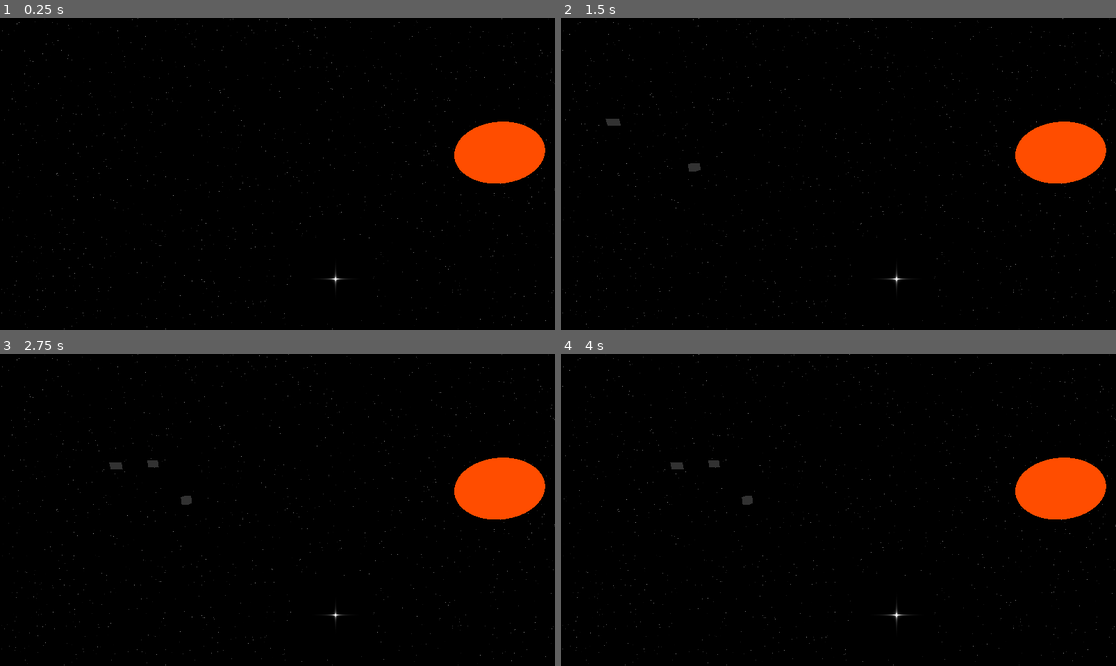
Above: before the commit, frames 1-4 (two rows, left to right).
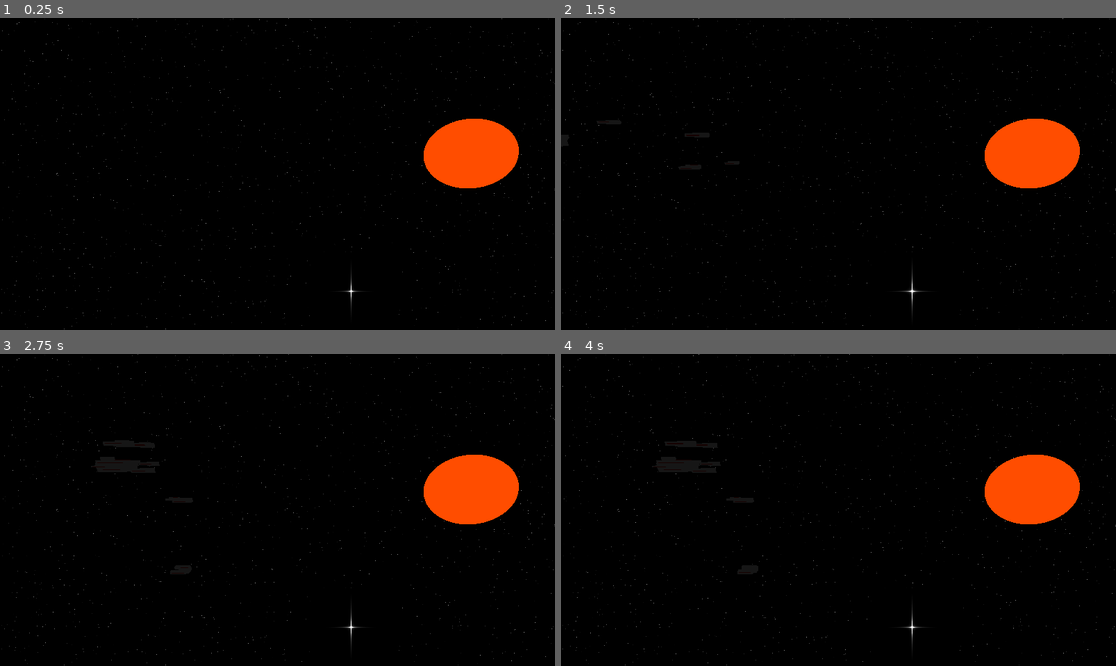
Above: after the commit, the same moments.

Repository: SidewaysFox/faster-than-faster-than-light
Game: Godot game, scene res://space.tscn
Same seed, same stepped clock (60 frames per second), same inputs: the game is played once before the commit and once after it.
Inputs:
- Up to frame 1 (0.25 s): no input
- Up to frame 2 (1.5 s): tap Enter at 0.5 s
- Up to frame 3 (2.75 s): no input
- Up to frame 4 (4 s): tap Space at 3.5 s

The runs differ from the first frame. In frame 1, 2.2% of the frame differs, in the area x 55-99%, y 32-100%; in frame 2, 2.4%; in frame 3, 2.4%; in frame 4, 2.4%, in the area x 18-99%, y 28-100%.

Commit message:
ship looks part 1
command ship and fighters look like something other than a cube now

Diff:
--- /dev/null
+++ b/faster-than-faster-than-light/command_ship_mesh.tscn
@@ -0,0 +1,177 @@
+[gd_scene load_steps=23 format=3 uid="uid://b7rwxfw7w8fbl"]
+
+[sub_resource type="StandardMaterial3D" id="StandardMaterial3D_hmim6"]
+albedo_color = Color(0.784314, 0.784314, 0.784314, 1)
+emission_enabled = true
+emission = Color(1, 1, 1, 1)
+emission_energy_multiplier = 0.1
+
+[sub_resource type="BoxMesh" id="BoxMesh_2cnno"]
+material = SubResource("StandardMaterial3D_hmim6")
+size = Vector3(20, 8, 10)
+
+[sub_resource type="BoxMesh" id="BoxMesh_hmim6"]
+material = SubResource("StandardMaterial3D_hmim6")
+size = Vector3(5, 7, 6)
+
+[sub_resource type="BoxMesh" id="BoxMesh_7qwto"]
+material = SubResource("StandardMaterial3D_hmim6")
+size = Vector3(4, 6, 4)
+
+[sub_resource type="BoxMesh" id="BoxMesh_mc23g"]
+material = SubResource("StandardMaterial3D_hmim6")
+size = Vector3(3, 4, 3)
+
+[sub_resource type="BoxMesh" id="BoxMesh_cv37d"]
+material = SubResource("StandardMaterial3D_hmim6")
+size = Vector3(3, 2.5, 2)
+
+[sub_resource type="StandardMaterial3D" id="StandardMaterial3D_7qwto"]
+albedo_color = Color(0.470588, 0.470588, 0.470588, 1)
+emission_enabled = true
+emission = Color(1, 1, 1, 1)
+emission_energy_multiplier = 0.1
+
+[sub_resource type="BoxMesh" id="BoxMesh_378tv"]
+material = SubResource("StandardMaterial3D_7qwto")
+size = Vector3(5, 3, 7)
+
+[sub_resource type="BoxMesh" id="BoxMesh_xykhg"]
+material = SubResource("StandardMaterial3D_hmim6")
+size = Vector3(5, 5, 5)
+
+[sub_resource type="BoxMesh" id="BoxMesh_clinx"]
+material = SubResource("StandardMaterial3D_hmim6")
+size = Vector3(2.5, 2.5, 2.5)
+
+[sub_resource type="StandardMaterial3D" id="StandardMaterial3D_2cnno"]
+albedo_color = Color(0.470588, 0.470588, 0.470588, 1)
+emission_enabled = true
+emission = Color(1, 1, 1, 1)
+emission_energy_multiplier = 0.1
+
+[sub_resource type="BoxMesh" id="BoxMesh_qf0m3"]
+material = SubResource("StandardMaterial3D_2cnno")
+size = Vector3(10, 2, 15)
+
+[sub_resource type="StandardMaterial3D" id="StandardMaterial3D_378tv"]
+albedo_color = Color(0.470588, 0.470588, 0.470588, 1)
+emission_enabled = true
+emission = Color(1, 1, 1, 1)
+emission_energy_multiplier = 0.1
+
+[sub_resource type="BoxMesh" id="BoxMesh_sst43"]
+material = SubResource("StandardMaterial3D_378tv")
+size = Vector3(10, 1.6, 4)
+
+[sub_resource type="StandardMaterial3D" id="StandardMaterial3D_mc23g"]
+albedo_color = Color(0.470588, 0.470588, 0.470588, 1)
+emission_enabled = true
+emission = Color(1, 1, 1, 1)
+emission_energy_multiplier = 0.1
+
+[sub_resource type="BoxMesh" id="BoxMesh_oqr01"]
+material = SubResource("StandardMaterial3D_mc23g")
+size = Vector3(10, 1.2, 3)
+
+[sub_resource type="StandardMaterial3D" id="StandardMaterial3D_wpmgm"]
+albedo_color = Color(1, 0.313726, 0, 1)
+emission_enabled = true
+emission = Color(1, 0.313726, 0, 1)
+emission_energy_multiplier = 0.1
+
+[sub_resource type="BoxMesh" id="BoxMesh_tgjb4"]
+material = SubResource("StandardMaterial3D_wpmgm")
+size = Vector3(18, 0.1, 0.5)
+
+[sub_resource type="BoxMesh" id="BoxMesh_t4v17"]
+material = SubResource("StandardMaterial3D_wpmgm")
+size = Vector3(14, 0.1, 0.5)
+
+[sub_resource type="BoxMesh" id="BoxMesh_geswp"]
+material = SubResource("StandardMaterial3D_wpmgm")
+size = Vector3(18, 0.5, 0.1)
+
+[sub_resource type="BoxMesh" id="BoxMesh_q70nf"]
+material = SubResource("StandardMaterial3D_wpmgm")
+size = Vector3(12, 0.5, 0.1)
+
+[sub_resource type="BoxMesh" id="BoxMesh_t7sr1"]
+material = SubResource("StandardMaterial3D_wpmgm")
+size = Vector3(8, 0.5, 0.1)
+
+[node name="CommandShipMesh" type="Node3D"]
+
+[node name="Hull" type="MeshInstance3D" parent="."]
+mesh = SubResource("BoxMesh_2cnno")
+
+[node name="HullFront" type="MeshInstance3D" parent="."]
+transform = Transform3D(1, 0, 0, 0, 1, 0, 0, 0, 1, 10, 0, 0)
+mesh = SubResource("BoxMesh_hmim6")
+
+[node name="HullFront2" type="MeshInstance3D" parent="."]
+transform = Transform3D(1, 0, 0, 0, 1, 0, 0, 0, 1, 12, 1, 0)
+mesh = SubResource("BoxMesh_7qwto")
+
+[node name="HullFront3" type="MeshInstance3D" parent="."]
+transform = Transform3D(1, 0, 0, 0, 1, 0, 0, 0, 1, 14, 2, 0)
+mesh = SubResource("BoxMesh_mc23g")
+
+[node name="HullFront4" type="MeshInstance3D" parent="."]
+transform = Transform3D(1, 0, 0, 0, 1, 0, 0, 0, 1, 16, 2.75, 0)
+mesh = SubResource("BoxMesh_cv37d")
+
+[node name="HullBridge" type="MeshInstance3D" parent="."]
+transform = Transform3D(1, 0, 0, 0, 1, 0, 0, 0, 1, -5, 5, 0)
+mesh = SubResource("BoxMesh_378tv")
+
+[node name="HullBack" type="MeshInstance3D" parent="."]
+transform = Transform3D(1, 0, 0, 0, 1, 0, 0, 0, 1, -10, 0, 0)
+mesh = SubResource("BoxMesh_xykhg")
+
+[node name="HullBack2" type="MeshInstance3D" parent="."]
+transform = Transform3D(1, 0, 0, 0, 1, 0, 0, 0, 1, -12.5, 0, 0)
+mesh = SubResource("BoxMesh_clinx")
+
+[node name="Wing" type="MeshInstance3D" parent="."]
+mesh = SubResource("BoxMesh_qf0m3")
+
+[node name="WingRight" type="MeshInstance3D" parent="."]
+transform = Transform3D(1, 0, 0, 0, 1, 0, 0, 0, 1, -1, 0, 7.5)
+mesh = SubResource("BoxMesh_sst43")
+
+[node name="WingRight2" type="MeshInstance3D" parent="."]
+transform = Transform3D(1, 0, 0, 0, 1, 0, 0, 0, 1, -3, 0, 10)
+mesh = SubResource("BoxMesh_oqr01")
+
+[node name="WingLeft" type="MeshInstance3D" parent="."]
+transform = Transform3D(1, 0, 0, 0, 1, 0, 0, 0, 1, -1, 0, -7.5)
+mesh = SubResource("BoxMesh_sst43")
+
+[node name="WingLeft2" type="MeshInstance3D" parent="."]
+transform = Transform3D(1, 0, 0, 0, 1, 0, 0, 0, 1, -3, 0, -10)
+mesh = SubResource("BoxMesh_oqr01")
+
+[node name="HullAccent" type="MeshInstance3D" parent="."]
+transform = Transform3D(1, 0, 0, 0, 1, 0, 0, 0, 1, 5, 4, 0)
+mesh = SubResource("BoxMesh_tgjb4")
+
+[node name="HullAccentRight" type="MeshInstance3D" parent="."]
+transform = Transform3D(1, 0, 0, 0, 1, 0, 0, 0, 1, 2, 4, 3)
+mesh = SubResource("BoxMesh_t4v17")
+
+[node name="HullAccentLeft" type="MeshInstance3D" parent="."]
+transform = Transform3D(1, 0, 0, 0, 1, 0, 0, 0, 1, 2, 4, -3)
+mesh = SubResource("BoxMesh_t4v17")
+
+[node name="HullSideAccent" type="MeshInstance3D" parent="."]
+transform = Transform3D(1, 0, 0, 0, 1, 0, 0, 0, 1, 0, 2.5, 5)
+mesh = SubResource("BoxMesh_geswp")
+
+[node name="HullSideAccent2" type="MeshInstance3D" parent="."]
+transform = Transform3D(1, 0, 0, 0, 1, 0, 0, 0, 1, 0, -2.5, 5)
+mesh = SubResource("BoxMesh_q70nf")
+
+[node name="WingAccent" type="MeshInstance3D" parent="."]
+transform = Transform3D(1, 0, 0, 0, 1, 0, 0, 0, 1, -3, 0, 11.5)
+mesh = SubResource("BoxMesh_t7sr1")
--- /dev/null
+++ b/faster-than-faster-than-light/fighter_mesh.tscn
@@ -0,0 +1,70 @@
+[gd_scene load_steps=10 format=3 uid="uid://bj55jmmx5j5ur"]
+
+[sub_resource type="StandardMaterial3D" id="StandardMaterial3D_ng4vp"]
+albedo_color = Color(0.784314, 0.784314, 0.784314, 1)
+emission_enabled = true
+emission = Color(1, 1, 1, 1)
+emission_energy_multiplier = 0.1
+
+[sub_resource type="BoxMesh" id="BoxMesh_wpmgm"]
+material = SubResource("StandardMaterial3D_ng4vp")
+size = Vector3(7, 3, 4)
+
+[sub_resource type="StandardMaterial3D" id="StandardMaterial3D_86p3r"]
+albedo_color = Color(0.627451, 0.627451, 0.627451, 1)
+emission_enabled = true
+emission = Color(1, 1, 1, 1)
+emission_energy_multiplier = 0.1
+
+[sub_resource type="BoxMesh" id="BoxMesh_deqbx"]
+material = SubResource("StandardMaterial3D_86p3r")
+size = Vector3(10, 2, 2)
+
+[sub_resource type="BoxMesh" id="BoxMesh_fb3fn"]
+material = SubResource("StandardMaterial3D_86p3r")
+size = Vector3(10, 2, 2)
+
+[sub_resource type="StandardMaterial3D" id="StandardMaterial3D_2mlit"]
+albedo_color = Color(1, 0.313726, 0, 1)
+emission_enabled = true
+emission = Color(1, 0.313726, 0, 1)
+emission_energy_multiplier = 0.1
+
+[sub_resource type="BoxMesh" id="BoxMesh_86p3r"]
+material = SubResource("StandardMaterial3D_2mlit")
+size = Vector3(5, 0.1, 0.5)
+
+[sub_resource type="StandardMaterial3D" id="StandardMaterial3D_wpmgm"]
+albedo_color = Color(1, 0.313726, 0, 1)
+emission_enabled = true
+emission = Color(1, 0.313726, 0, 1)
+emission_energy_multiplier = 0.1
+
+[sub_resource type="BoxMesh" id="BoxMesh_ng4vp"]
+material = SubResource("StandardMaterial3D_wpmgm")
+size = Vector3(8, 0.5, 0.1)
+
+[node name="FighterMesh" type="Node3D"]
+
+[node name="Hull" type="MeshInstance3D" parent="."]
+mesh = SubResource("BoxMesh_wpmgm")
+
+[node name="WingRight" type="MeshInstance3D" parent="."]
+transform = Transform3D(1, 0, 0, 0, 1, 0, 0, 0, 1, -3, 0, 3)
+mesh = SubResource("BoxMesh_deqbx")
+
+[node name="WingLeft" type="MeshInstance3D" parent="."]
+transform = Transform3D(1, 0, 0, 0, 1, 0, 0, 0, 1, -3, 0, -3)
+mesh = SubResource("BoxMesh_fb3fn")
+
+[node name="HullAccent" type="MeshInstance3D" parent="."]
+transform = Transform3D(1, 0, 0, 0, 1, 0, 0, 0, 1, 0, 1.5, 0)
+mesh = SubResource("BoxMesh_86p3r")
+
+[node name="WingRightAccent" type="MeshInstance3D" parent="."]
+transform = Transform3D(1, 0, 0, 0, 1, 0, 0, 0, 1, -3, 0, 4)
+mesh = SubResource("BoxMesh_ng4vp")
+
+[node name="WingLeftAccent" type="MeshInstance3D" parent="."]
+transform = Transform3D(1, 0, 0, 0, 1, 0, 0, 0, 1, -3, 0, -4)
+mesh = SubResource("BoxMesh_ng4vp")
--- a/faster-than-faster-than-light/space.gd
+++ b/faster-than-faster-than-light/space.gd
@@ -10,11 +10,11 @@
 
 func _ready() -> void:
 	$BGStars.material_override.set_shader_parameter("seed", randf_range(0.01, 100.0))
-	$BGStars.material_override.set_shader_parameter("prob_mod", randf_range(0.9, 1.1))
-	$BGStars.material_override.set_shader_parameter("size", randf_range(75.0, 125.0))
+	$BGStars.material_override.set_shader_parameter("prob_mod", randf_range(0.98, 1.1))
+	$BGStars.material_override.set_shader_parameter("size", randf_range(80.0, 130.0))
 	for i in system_types.pick_random():
-		var z: float = randf_range(-3000, -300)
-		var x: float = randf_range(z * -1.25, z * 1.25)
+		var z: float = randf_range(-2500, -300)
+		var x: float = randf_range(z * -1.1, z * 1.1)
 		var y: float = randf_range(z / 0.8, z / -2.3)
 		var colour = star_colours.pick_random()
 		$Background.get_node("MainStar" + str(i + 1)).mesh.material.albedo_color = colour
--- a/faster-than-faster-than-light/space.tscn
+++ b/faster-than-faster-than-light/space.tscn
@@ -16,8 +16,8 @@
 
 [sub_resource type="SphereMesh" id="SphereMesh_4fhbr"]
 flip_faces = true
-radius = 3000.0
-height = 6000.0
+radius = 3500.0
+height = 7000.0
 
 [sub_resource type="StandardMaterial3D" id="StandardMaterial3D_rxlph"]
 albedo_color = Color(1, 0.470588, 0, 1)
@@ -81,11 +81,39 @@
 [node name="Camera3D" type="Camera3D" parent="."]
 transform = Transform3D(1, 0, 0, 0, 0.965926, 0.258819, 0, -0.258819, 0.965926, 0, 50, 100)
 
-[node name="Starship" parent="." instance=ExtResource("1_d5lh8")]
+[node name="FriendlyShips" type="Node3D" parent="."]
+
+[node name="Starship" parent="FriendlyShips" instance=ExtResource("1_d5lh8")]
 team = 1
 
-[node name="Starship2" parent="." instance=ExtResource("1_d5lh8")]
+[node name="Starship2" parent="FriendlyShips" instance=ExtResource("1_d5lh8")]
 team = 1
+type = 1
 
-[node name="Starship3" parent="." instance=ExtResource("1_d5lh8")]
+[node name="Starship3" parent="FriendlyShips" instance=ExtResource("1_d5lh8")]
 team = 1
+type = 1
+
+[node name="Starship4" parent="FriendlyShips" instance=ExtResource("1_d5lh8")]
+team = 1
+type = 1
+
+[node name="Starship5" parent="FriendlyShips" instance=ExtResource("1_d5lh8")]
+team = 1
+type = 1
+
+[node name="Starship6" parent="FriendlyShips" instance=ExtResource("1_d5lh8")]
+team = 1
+type = 1
+
+[node name="Starship7" parent="FriendlyShips" instance=ExtResource("1_d5lh8")]
+team = 1
+type = 1
+
+[node name="Starship8" parent="FriendlyShips" instance=ExtResource("1_d5lh8")]
+team = 1
+type = 1
+
+[node name="NeutralShips" type="Node3D" parent="."]
+
+[node name="HostileShips" type="Node3D" parent="."]
--- a/faster-than-faster-than-light/starship.gd
+++ b/faster-than-faster-than-light/starship.gd
@@ -4,16 +4,31 @@
 @export_category("Properties")
 ## What team the starship is on - 0 is neutral, 1 is friendly, 2 is hostile
 @export var team: int = 0
+# -1: Hostile
+# 0: Neutral
+# 1: Friendly
 ## The starship's type
 @export var type: int = 0
+# 0: Command ship
+# 1: Fighter
+# 2: Shield
+# 3: Infiltration
+# 4: Repair
+# 5: Scanner
+# 6: Relay
+# 7: Drone command
+## The starship's species of origin
+@export var species: int = 0
+# -1: Unmanned
+# 0: Human
 ## The starship's name
 @export var ship_name: String = "Starship"
 ## The starship's maximum hull points
 @export var hull_strength: int = 10
 ## The starship's currently active weapons
 @export var weapons: Array[int] = []
-## The maximum number of resources the ship can carry
-@export var storage: int = 50
+## Ship meshes
+@export var meshes: Array[PackedScene] = []
 
 # Variables
 var hull: int = 10
@@ -28,6 +43,7 @@
 
 
 func _ready() -> void:
+	add_child(meshes[type].instantiate())
 	if team != 0:
 		global_position = Vector3(-2000 * team, randf_range(-200, 200), randf_range(-200, 200))
 	else:
--- a/faster-than-faster-than-light/starship.tscn
+++ b/faster-than-faster-than-light/starship.tscn
@@ -1,22 +1,12 @@
 [gd_scene load_steps=4 format=3 uid="uid://cjxyia0bj1uuo"]
 
 [ext_resource type="Script" uid="uid://ou4uilyxtgnd" path="res://starship.gd" id="1_ng4vp"]
-
-[sub_resource type="StandardMaterial3D" id="StandardMaterial3D_ng4vp"]
-albedo_color = Color(0.785641, 0.785641, 0.785641, 1)
-emission_enabled = true
-emission = Color(1, 1, 1, 1)
-emission_energy_multiplier = 0.2
-
-[sub_resource type="BoxMesh" id="BoxMesh_k81bx"]
-material = SubResource("StandardMaterial3D_ng4vp")
-size = Vector3(5, 5, 5)
+[ext_resource type="PackedScene" uid="uid://b7rwxfw7w8fbl" path="res://command_ship_mesh.tscn" id="2_86p3r"]
+[ext_resource type="PackedScene" uid="uid://bj55jmmx5j5ur" path="res://fighter_mesh.tscn" id="2_wpmgm"]
 
 [node name="Starship" type="Node3D"]
 script = ExtResource("1_ng4vp")
-
-[node name="MeshInstance3D" type="MeshInstance3D" parent="."]
-mesh = SubResource("BoxMesh_k81bx")
+meshes = Array[PackedScene]([ExtResource("2_86p3r"), ExtResource("2_wpmgm")])
 
 [node name="JumpDelay" type="Timer" parent="."]
 one_shot = true
